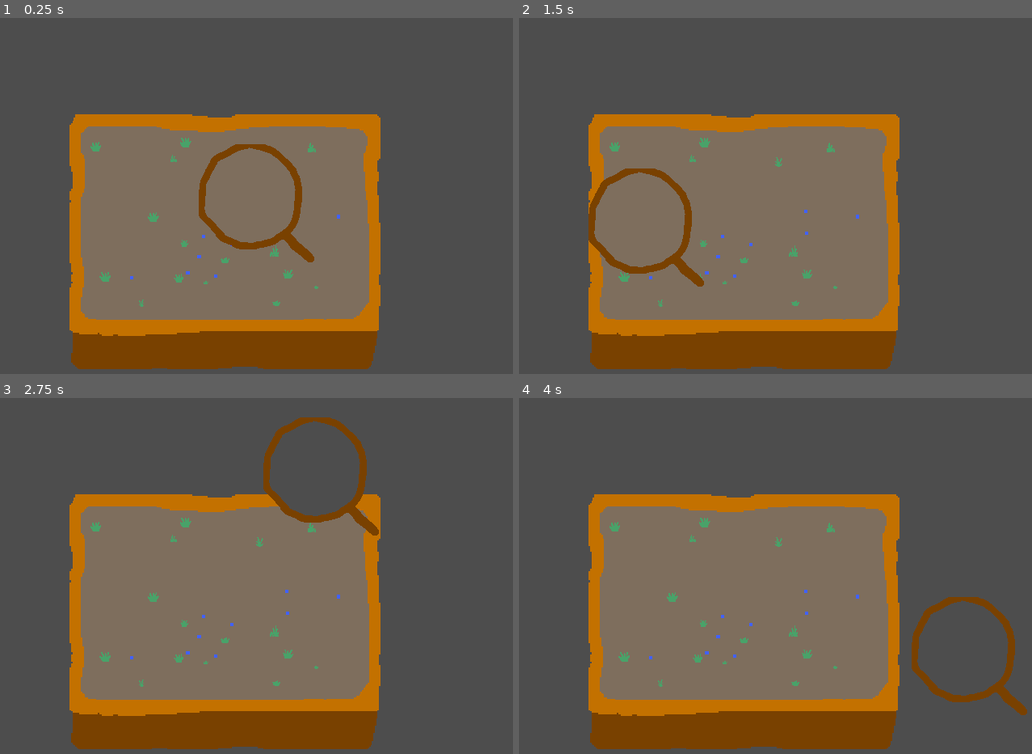
Above: before the commit, frames 1-4 (two rows, left to right).
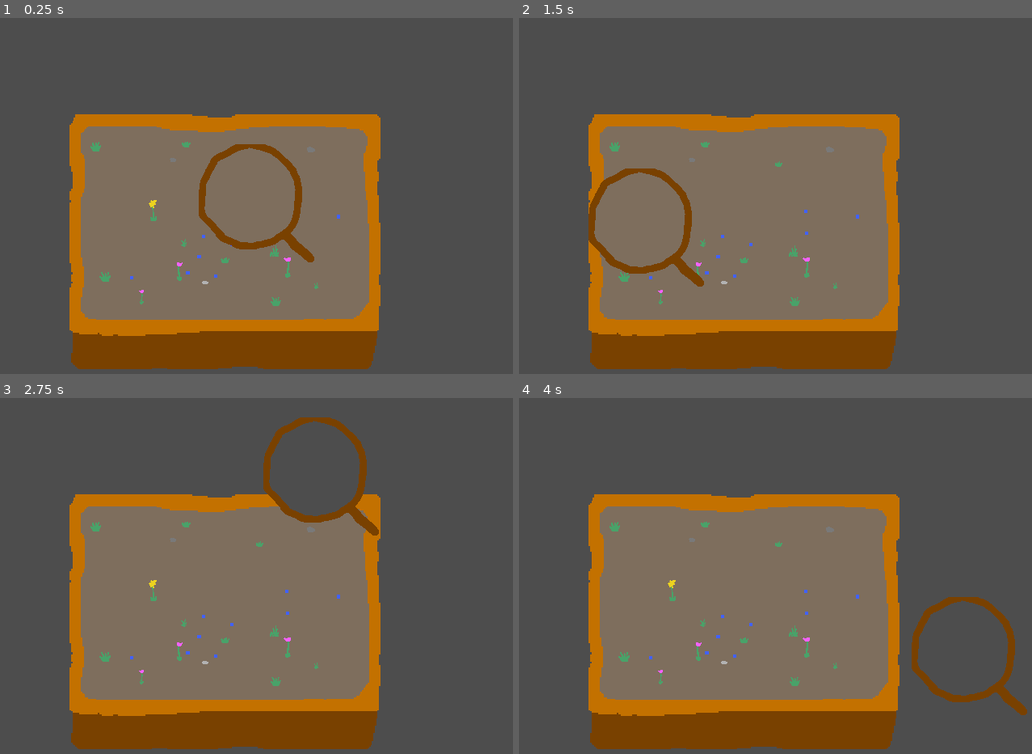
Above: after the commit, the same moments.

Repository: martindzejky/pot-life
Game: Godot game, scene res://main.tscn
Same seed, same stepped clock (60 frames per second), same inputs: the game is played once before the commit and once after it.
Inputs (mouse positions are in pixels of both pictures, inside the frame that each line leads up to):
- Up to frame 1 (0.25 s): no input
- Up to frame 2 (1.5 s): tap Enter at 0.5 s; move the mouse to (955, 217) at 0.52 s; tap Space at 1.25 s; move the mouse to (683, 267) at 1.27 s
- Up to frame 3 (2.75 s): tap Enter at 2 s; move the mouse to (359, 515) at 2.02 s
- Up to frame 4 (4 s): tap Space at 2.75 s; move the mouse to (780, 718) at 2.77 s; tap Enter at 3.5 s; move the mouse to (1006, 693) at 3.52 s

The runs differ from the first frame. In frame 1, 0.2% of the frame differs, in the area x 27-63%, y 33-82%; in frame 2, 0.2%; in frame 3, 0.3%; in frame 4, 0.3%.

Commit message:
add rocks and flowers

Diff:
--- /dev/null
+++ b/flower.tscn
@@ -0,0 +1,11 @@
+[gd_scene load_steps=3 format=3 uid="uid://cr55idqo8g4sy"]
+
+[ext_resource type="PackedScene" uid="uid://dmbnsojw6n3rr" path="res://grass.tscn" id="1_xwdbh"]
+[ext_resource type="Texture2D" uid="uid://cpjvt8ukpmiur" path="res://sprites/flower.png" id="2_d86q4"]
+
+[node name="grass" instance=ExtResource("1_xwdbh")]
+
+[node name="sprite" parent="." index="0"]
+position = Vector2(0, -64)
+texture = ExtResource("2_d86q4")
+hframes = 3
--- a/grass.gd
+++ b/grass.gd
@@ -1,4 +1,7 @@
 extends Node2D
+
+@export var minScale := 1
+@export var maxScale := 2
 
 func _ready():
 
@@ -6,4 +9,4 @@
         $sprite.flip_h = true
 
     $sprite.scale = Vector2(1, 1) * randf_range(1, 2)
-    $sprite.frame = randi_range(0, $sprite.hframes)
+    $sprite.frame = randi_range(0, $sprite.hframes - 1)
--- a/pot.tscn
+++ b/pot.tscn
@@ -1,9 +1,11 @@
-[gd_scene load_steps=6 format=3 uid="uid://bfcpwstcd18tx"]
+[gd_scene load_steps=8 format=3 uid="uid://bfcpwstcd18tx"]
 
 [ext_resource type="Texture2D" uid="uid://cyhyfexvya2bb" path="res://sprites/pot.png" id="1_hbj56"]
 [ext_resource type="PackedScene" uid="uid://3eeoattdm7pk" path="res://creature.tscn" id="1_qpb4c"]
 [ext_resource type="PackedScene" uid="uid://dmbnsojw6n3rr" path="res://grass.tscn" id="2_b78c6"]
 [ext_resource type="Script" path="res://spawner.gd" id="2_di1ca"]
+[ext_resource type="PackedScene" uid="uid://cr55idqo8g4sy" path="res://flower.tscn" id="4_51yba"]
+[ext_resource type="PackedScene" uid="uid://bppbkd6xkeb0q" path="res://rock.tscn" id="5_2lk54"]
 
 [sub_resource type="RectangleShape2D" id="RectangleShape2D_40xfu"]
 size = Vector2(1336, 862)
@@ -25,5 +27,5 @@
 [node name="spawner" type="Node" parent="inside" node_paths=PackedStringArray("bounds")]
 script = ExtResource("2_di1ca")
 bounds = NodePath("../bounds")
-grassObjects = Array[PackedScene]([ExtResource("2_b78c6")])
+grassObjects = Array[PackedScene]([ExtResource("2_b78c6"), ExtResource("4_51yba"), ExtResource("5_2lk54")])
 creatureObjects = Array[PackedScene]([ExtResource("1_qpb4c")])
--- /dev/null
+++ b/rock.tscn
@@ -0,0 +1,10 @@
+[gd_scene load_steps=3 format=3 uid="uid://bppbkd6xkeb0q"]
+
+[ext_resource type="PackedScene" uid="uid://dmbnsojw6n3rr" path="res://grass.tscn" id="1_18upp"]
+[ext_resource type="Texture2D" uid="uid://bh26dk7tfhnrd" path="res://sprites/rock.png" id="2_q8jnj"]
+
+[node name="grass" instance=ExtResource("1_18upp")]
+
+[node name="sprite" parent="." index="0"]
+texture = ExtResource("2_q8jnj")
+hframes = 3
Binary file added: sprites/flower.aseprite
Binary file added: sprites/flower.png
Not shown, added: sprites/flower.png.import
Binary file added: sprites/rock.aseprite
Binary file added: sprites/rock.png
Not shown, added: sprites/rock.png.import
